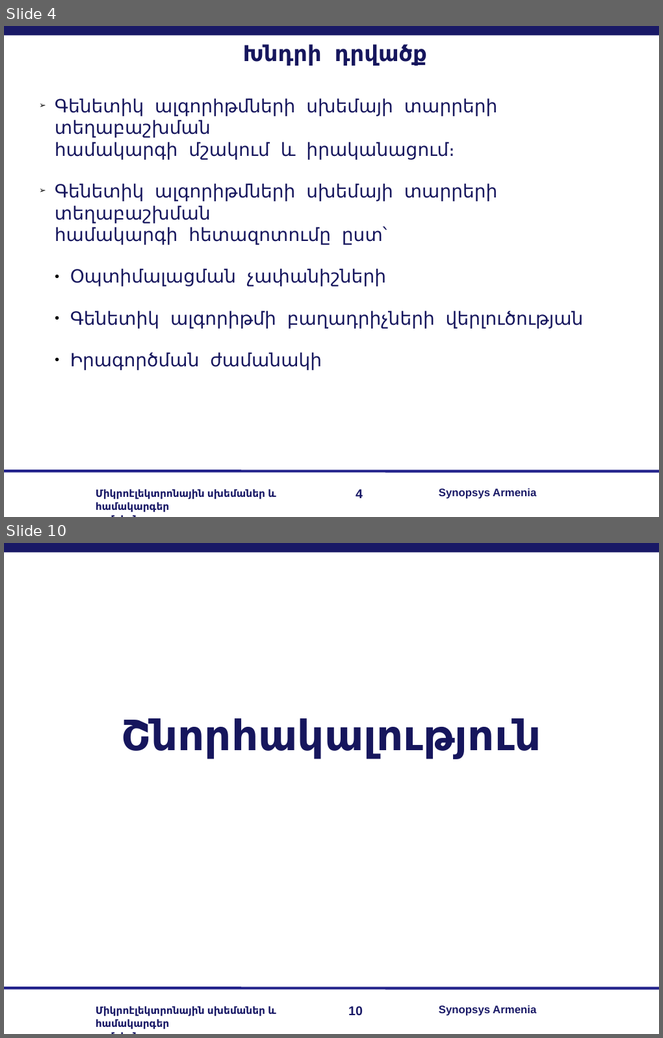
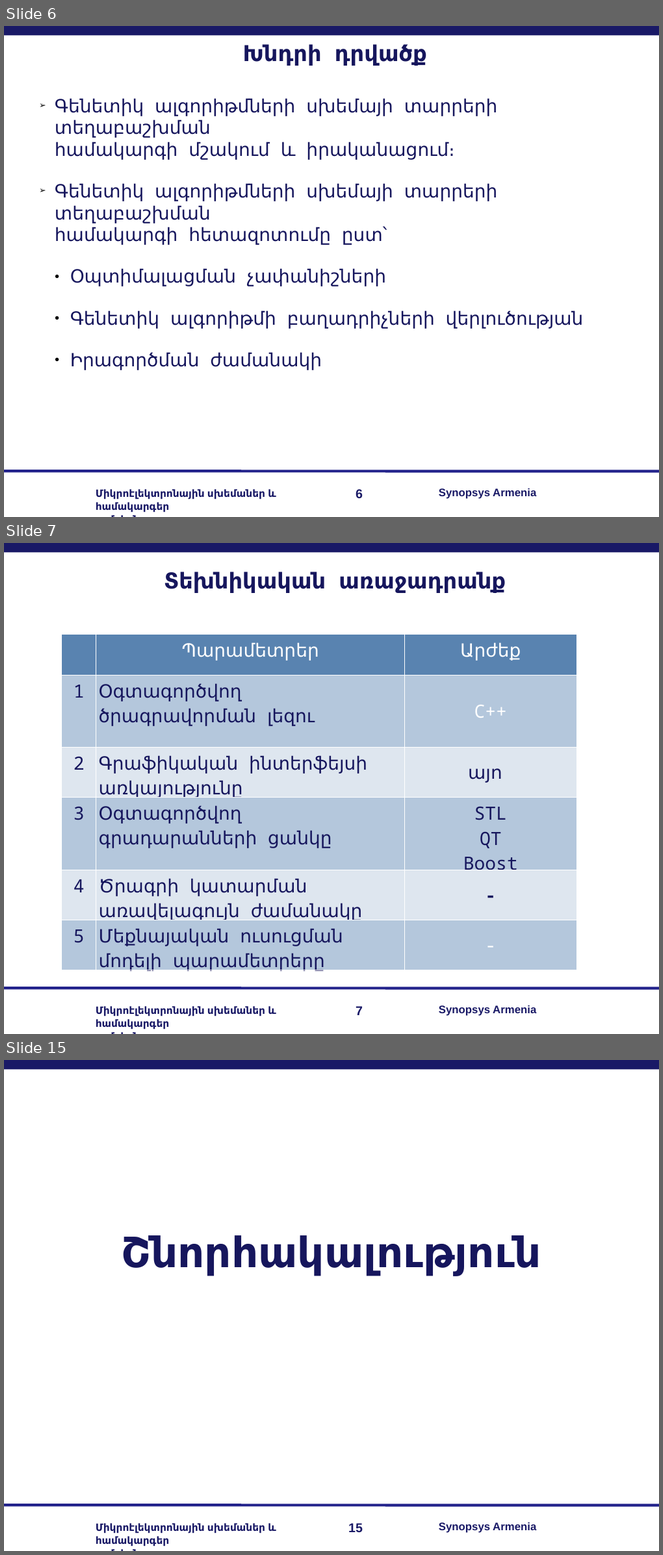
Before and after one commit to lomikist/diploma, a slide deck: reserches/հիմնական/Arman Sargsyan.odp. Shown one above the other, each under a label of ours: slides 4 and 10 before the commit, slides 6, 7 and 15 after it; the slides between them are not shown. The pictures are 663x1038 and 663x1555 pixels, drawn with LibreOffice and Linux fonts; fonts in the diff are those of the drawing; background and template pictures are left out. Boxes give left, top, right and bottom in pixels: in the first picture for what was removed or moved away, otherwise in the second. Text is boxed around its words. In the diff, an @@ line names an element or a change of style, - is before the commit and + after.

```diff
--- a/reserches/հիմնական/Arman Sargsyan.odp
+++ b/reserches/հիմնական/Arman Sargsyan.odp
@@ slide 7 added at (4,543,659,1034), background #FFFFFF; not listed: 5 template elements that a slide beside it also shows @@
@@ text added at (164,572,506,593), 24 pt, text #16165D, bold @@
+Տեխնիկական առաջադրանք
@@ table added at (62,634,577,975), 6 rows, 3 columns @@
+ | Պարամետրեր | Արժեք
+1 | Օգտագործվող ծրագրավորման լեզու | C++
+2 | Գրաֆիկական ինտերֆեյսի առկայությունը | այո
+3 | Օգտագործվող գրադարանների ցանկը | STL / QT / Boost
+4 | Ծրագրի կատարման առավելագույն ժամանակը | -
+5 | Մեքնայական ուսուցման մոդելի պարամետրերը | -
@@ what was slide 4 is now slide 6 @@
@@ page number at (356,489,363,499): text changed @@
-4
+6
@@ what was slide 10 is now slide 15 @@
@@ page number at (348,1523,363,1533): text changed @@
-10
+15
```
Also in this commit, not shown: 3 slides changed, 8 other slides added, 4 slides removed, 10 other files.
